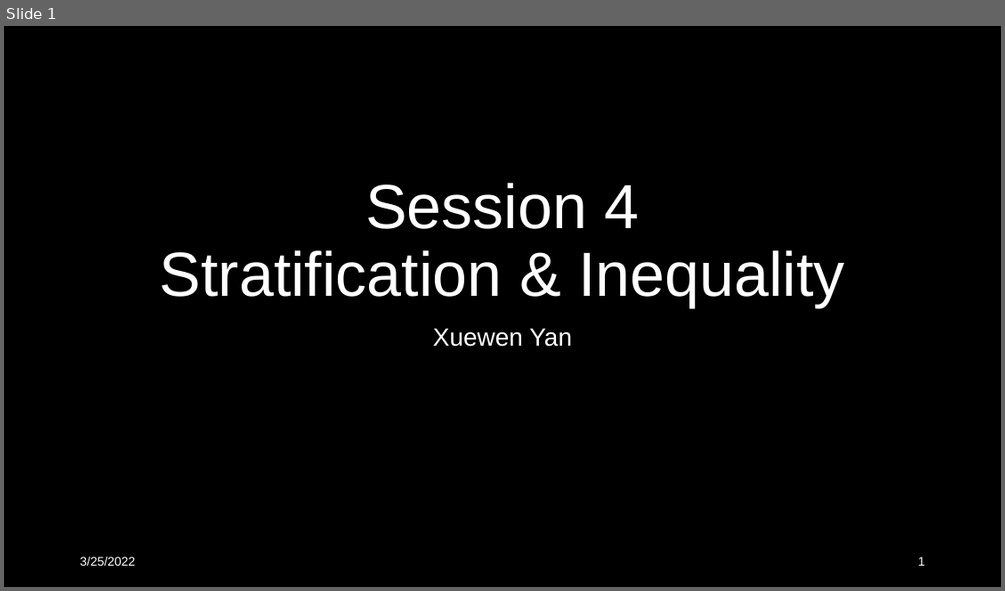
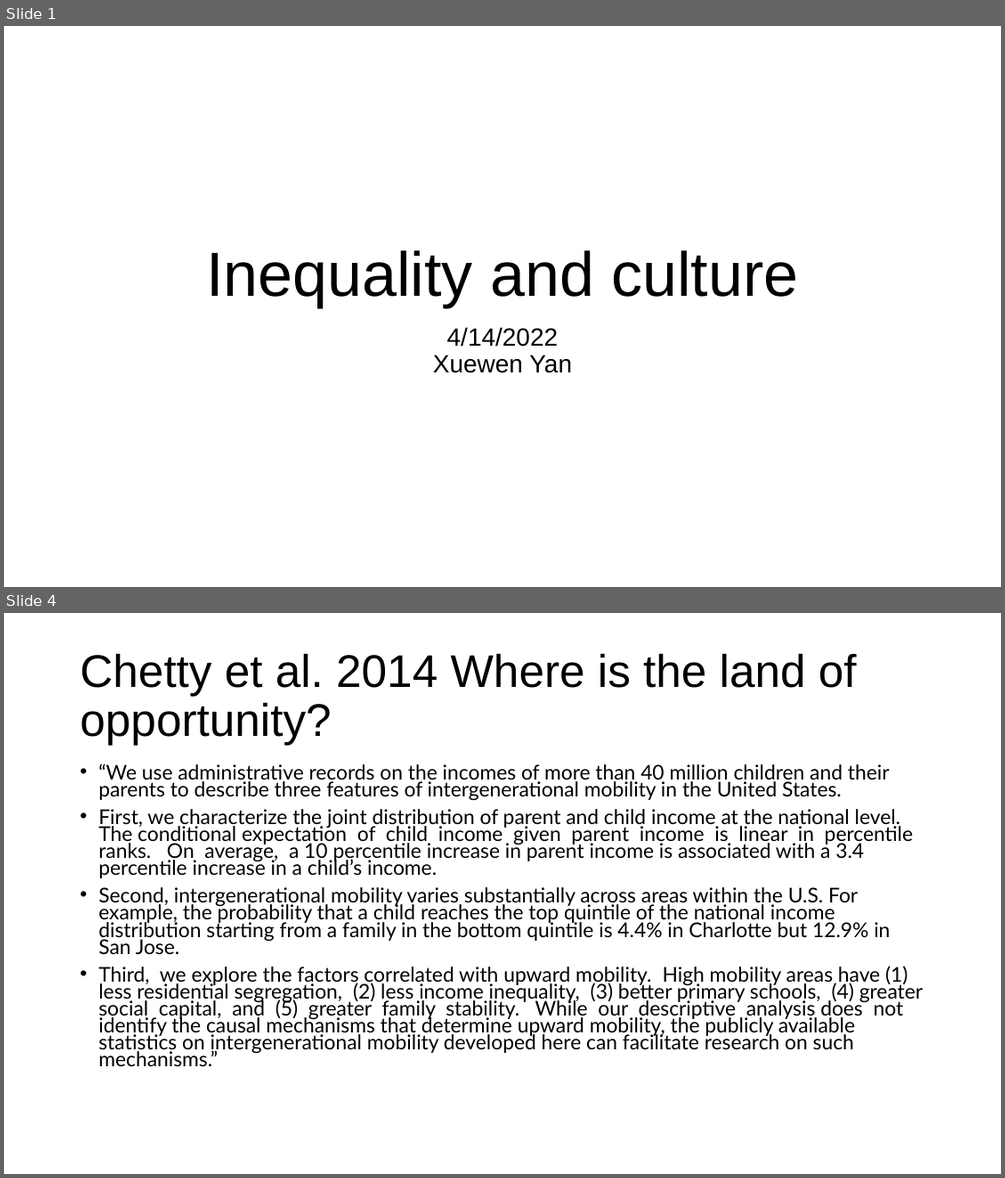
Before and after one commit to XueWenSYan/Intro_to_sociology, a slide deck: Meeting 4.pptx. Shown one above the other, each under a label of ours: slide 1 before the commit, slides 1 and 4 after it; the slides between them are not shown. The pictures are 1005x591 and 1005x1178 pixels, drawn with LibreOffice and Linux fonts; fonts in the diff are those of the drawing. Boxes give left, top, right and bottom in pixels: in the first picture for what was removed or moved away, otherwise in the second. Text is boxed around its words. In the diff, an @@ line names an element or a change of style, - is before the commit and + after.

```diff
--- a/Meeting 4.pptx
+++ b/Meeting 4.pptx
@@ slide 4 added at [4, 613, 1001, 1174], background #FFFFFF @@
@@ title added at [80, 653, 857, 745], 44 pt, text #000000 @@
+Chetty et al. 2014 Where is the land of opportunity?
@@ text added at [98, 763, 922, 1067], 19.6 pt, text #000000 @@
+• “We use administrative records on the incomes of more than 40 million children and their parents to describe three features of intergenerational mobility in the United States.
+• First, we characterize the joint distribution of parent and child income at the national level. The conditional expectation of child income given parent income is linear in percentile ranks. On average, a 10 percentile increase in parent income is associated with a 3.4 percentile increase in a child’s income.
+• Second, intergenerational mobility varies substantially across areas within the U.S. For example, the probability that a child reaches the top quintile of the national income distribution starting from a family in the bottom quintile is 4.4% in Charlotte but 12.9% in San Jose.
+• Third, we explore the factors correlated with upward mobility. High mobility areas have (1) less residential segregation, (2) less income inequality, (3) better primary schools, (4) greater social capital, and (5) greater family stability. While our descriptive analysis does not identify the causal mechanisms that determine upward mobility, the publicly available statistics on intergenerational mobility developed here can facilitate research on such mechanisms.”
@@ slide 1 changed as well @@
@@ background #000000 to #FFFFFF @@
@@ title at [206, 250, 798, 307]: text changed; text colour #FFFFFF to #000000 @@
-Session 4
-Stratification & Inequality
+Inequality and culture
@@ subtitle at [447, 327, 558, 346]: paragraph added @@
+4/14/2022
@@ subtitle at [433, 354, 572, 373]: text colour #FFFFFF to #000000 in "Xuewen Yan"; less space between paragraphs @@
@@ text removed at [80, 556, 135, 565] @@
-3/25/2022
@@ page number removed at [918, 556, 925, 565] @@
-1
```
Also in this commit, not shown: 1 other slide changed, 8 other slides added, 9 slides removed, 11 other files.
